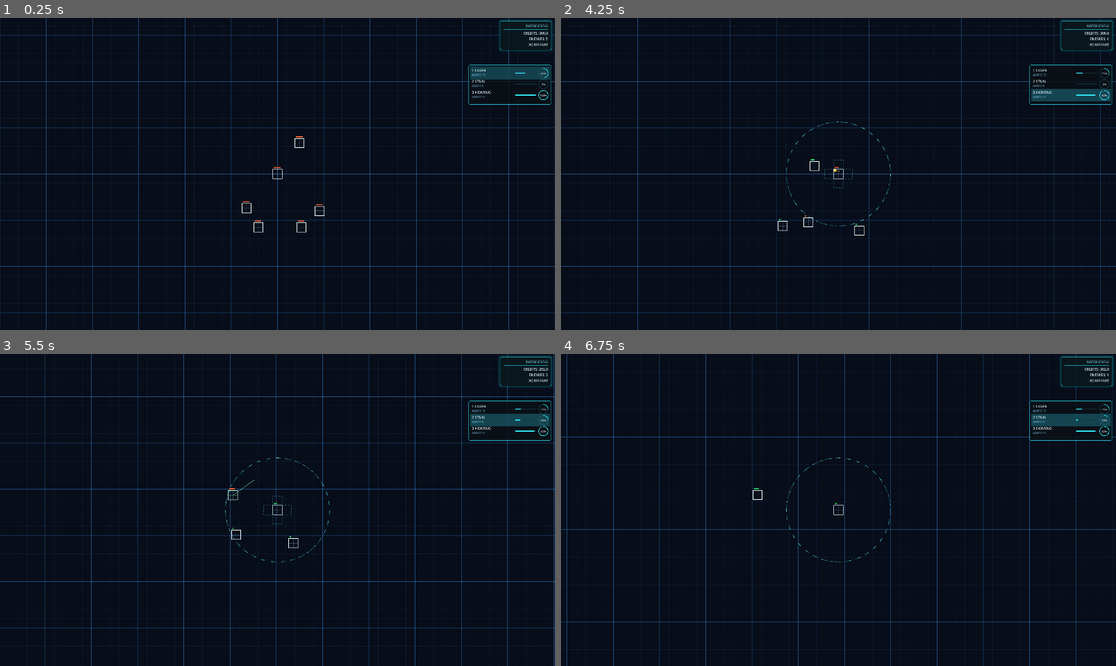
Above: before the commit, frames 1-4 (two rows, left to right).
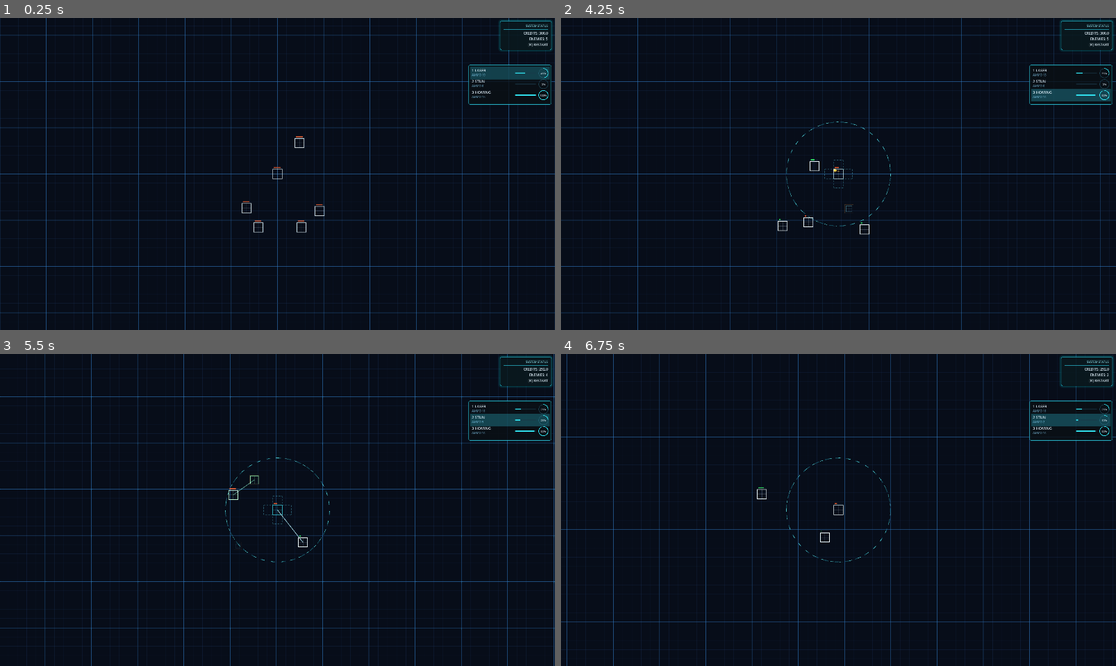
Above: after the commit, the same moments.

Repository: sudheej/neon.io
Game: Godot game, scene res://scenes/Main.tscn
Two runs of this game, one before a commit and one after it. Both use one fixed random seed, a clock stepped at 60 frames per second and the inputs below.
Inputs (mouse positions are in pixels of both pictures, inside the frame that each line leads up to):
- Up to frame 1 (0.25 s): no input
- Up to frame 2 (4.25 s): move the mouse to (960, 158) at 0.52 s; hold D (move_right) 0.53-1.28 s; hold E (expand_mode) 0.53-1.28 s; move the mouse to (727, 189) at 1.27 s; hold S (move_down) 1.28-2.03 s; click (727, 189) at 1.35 s; move the mouse to (894, 105) at 2.02 s; hold D (move_right) 2.03-2.78 s; hold [ (select_prev_slot) 2.03-2.78 s; move the mouse to (810, 236) at 2.77 s; hold W (move_up) 2.78-3.53 s; tap Q (toggle_range) at 2.85 s; move the mouse to (1005, 220) at 3.52 s; hold A (move_left) from 3.53 s (still down); hold 3 (weapon_homing) from 3.53 s (still down)
- Up to frame 3 (5.5 s): move the mouse to (111, 463) at 4.27 s; release 3 (weapon_homing) at 4.28 s; tap 1 (weapon_laser) at 4.35 s; move the mouse to (305, 510) at 5.02 s; release A (move_left) at 5.03 s; hold S (move_down) from 5.03 s (still down); hold 2 (weapon_stun) from 5.03 s (still down)
- Up to frame 4 (6.75 s): move the mouse to (755, 432) at 5.77 s; release S (move_down) at 5.78 s; release 2 (weapon_stun) at 5.78 s; hold D (move_right) 5.78-6.53 s; tap E (expand_mode) at 5.85 s; move the mouse to (960, 494) at 6.52 s; press the mouse at (960, 494) at 6.53 s; hold W (move_up) from 6.53 s (still down)

The runs differ from the first frame. In frame 1, less than 0.1% of the frame differs, in the area x 43-59%, y 37-69%; in frame 2, less than 0.1%; in frame 3, 0.2%, in the area x 41-99%, y 6-63%; in frame 4, less than 0.1%.

Commit message:
spawn animations

Diff:
--- a/scripts/enemies/Enemy.gd
+++ b/scripts/enemies/Enemy.gd
@@ -3,6 +3,8 @@
 
 const SIZE: float = 20.0
 const XP_ON_KILL: float = 5.0
+const SPAWN_DURATION: float = 0.3
+const DEATH_DURATION: float = 0.4
 
 var health: float = 20.0
 var base_speed: float = 60.0
@@ -10,12 +12,27 @@
 var wander_dir: Vector2 = Vector2.RIGHT
 var wander_time: float = 0.0
 var stun_time: float = 0.0
+var spawn_timer: float = 0.0
+var death_timer: float = 0.0
+var is_dying: bool = false
 
 func _ready() -> void:
 	add_to_group("enemies")
 	_randomize_dir()
+	spawn_timer = SPAWN_DURATION
+	modulate.a = 0.0
 
 func _process(delta: float) -> void:
+	if is_dying:
+		_update_death_fx(delta)
+		queue_redraw()
+		return
+	if spawn_timer > 0.0:
+		spawn_timer = maxf(spawn_timer - delta, 0.0)
+		var t := _get_spawn_t()
+		modulate.a = t
+	else:
+		modulate.a = 1.0
 	wander_time -= delta
 	if wander_time <= 0.0:
 		_randomize_dir()
@@ -37,9 +54,9 @@
 	health -= amount
 	if stun_duration > 0.0:
 		stun_time = maxf(stun_time, stun_duration)
-	if health <= 0.0:
+	if health <= 0.0 and not is_dying:
 		_grant_xp()
-		queue_free()
+		_start_death()
 
 func _grant_xp() -> void:
 	var player := get_tree().get_first_node_in_group("player")
@@ -51,3 +68,53 @@
 	var rect := Rect2(Vector2(-half, -half), Vector2.ONE * SIZE)
 	draw_rect(rect, Color(0.1, 0.9, 0.6, 0.1), true)
 	draw_rect(rect, Color(0.1, 0.9, 0.6, 0.8), false, 1.2)
+	_draw_death_fx()
+	_draw_spawn_fx()
+
+func _get_spawn_t() -> float:
+	if SPAWN_DURATION <= 0.0:
+		return 1.0
+	var raw := 1.0 - (spawn_timer / SPAWN_DURATION)
+	var clamped := clampf(raw, 0.0, 1.0)
+	return clamped * clamped * (3.0 - 2.0 * clamped)
+
+func _draw_spawn_fx() -> void:
+	if spawn_timer <= 0.0:
+		return
+	var t := _get_spawn_t()
+	var expand := lerpf(1.8, 1.0, t)
+	var glow := Color(0.2, 1.0, 0.7, 0.6 * (1.0 - t))
+	var half := SIZE * 0.5 * expand
+	var rect := Rect2(Vector2(-half, -half), Vector2.ONE * SIZE * expand)
+	draw_rect(rect, glow, false, 2.0)
+
+func _start_death() -> void:
+	is_dying = true
+	death_timer = DEATH_DURATION
+
+func _update_death_fx(delta: float) -> void:
+	if death_timer <= 0.0:
+		queue_free()
+		return
+	death_timer = maxf(death_timer - delta, 0.0)
+	var t := _get_death_t()
+	modulate.a = t
+	scale = Vector2.ONE * lerpf(1.0, 0.3, 1.0 - t)
+	if death_timer <= 0.0:
+		queue_free()
+
+func _get_death_t() -> float:
+	if DEATH_DURATION <= 0.0:
+		return 0.0
+	var raw := death_timer / DEATH_DURATION
+	return clampf(raw, 0.0, 1.0)
+
+func _draw_death_fx() -> void:
+	if not is_dying:
+		return
+	var t := _get_death_t()
+	var flash := Color(1.0, 0.6, 0.2, 0.85 * (1.0 - t))
+	var expand := lerpf(1.0, 1.9, 1.0 - t)
+	var half := SIZE * 0.5 * expand
+	var rect := Rect2(Vector2(-half, -half), Vector2.ONE * SIZE * expand)
+	draw_rect(rect, flash, false, 2.2)
--- a/scripts/player/Player.gd
+++ b/scripts/player/Player.gd
@@ -10,6 +10,8 @@
 const ACCEL: float = 12.0
 const EXPAND_COST: float = 6.0
 const HUMAN_DAMAGE_MULTIPLIER: float = 0.6
+const SPAWN_DURATION: float = 0.35
+const DEATH_DURATION: float = 0.45
 var velocity: Vector2 = Vector2.ZERO
 var xp: float = 300.0
 var expand_mode: bool = false
@@ -34,6 +36,9 @@
 
 var pulse_timer: float = 0.0
 var pulses: Array[Dictionary] = []
+var spawn_timer: float = 0.0
+var death_timer: float = 0.0
+var is_dying: bool = false
 
 @onready var shape = $PlayerShape
 @onready var weapon_system = $WeaponSystem
@@ -42,8 +47,20 @@
 	add_to_group("combatants")
 	if not is_ai:
 		add_to_group("player")
+	spawn_timer = SPAWN_DURATION
+	modulate.a = 0.0
 
 func _process(delta: float) -> void:
+	if is_dying:
+		_update_death_fx(delta)
+		queue_redraw()
+		return
+	if spawn_timer > 0.0:
+		spawn_timer = maxf(spawn_timer - delta, 0.0)
+		var t := _get_spawn_t()
+		modulate.a = t
+	else:
+		modulate.a = 1.0
 	if regen_timer > 0.0:
 		regen_timer = maxf(regen_timer - delta, 0.0)
 	elif health < max_health:
@@ -69,6 +86,8 @@
 	queue_redraw()
 
 func _physics_process(delta: float) -> void:
+	if is_dying:
+		return
 	if is_ai:
 		move_command = ai_move
 	else:
@@ -87,6 +106,8 @@
 func _unhandled_input(event: InputEvent) -> void:
 	if is_ai:
 		return
+	if is_dying:
+		return
 	if event.is_action_pressed("expand_mode"):
 		expand_mode = !expand_mode
 		expand_command = expand_mode
@@ -154,11 +175,11 @@
 	damage_blink_timer = 0.18
 	damage_blink_phase = 0.0
 	damage_blink_color = _get_damage_blink_color(weapon_type)
-	if health <= 0.0:
+	if health <= 0.0 and not is_dying:
 		if source != null and source.has_method("add_xp"):
 			source.add_xp(10.0)
 		emit_signal("died", self)
-		queue_free()
+		_start_death()
 
 func local_to_grid(v: Vector2) -> Vector2i:
 	return shape.local_to_grid(v)
@@ -189,6 +210,8 @@
 	return valid
 
 func _draw() -> void:
+	_draw_death_fx()
+	_draw_spawn_fx()
 	_draw_cells()
 	if expand_mode:
 		_draw_expand_ghosts()
@@ -320,3 +343,55 @@
 	var grid_pos = keys[randi() % keys.size()]
 	var dirs = ["N", "E", "S", "W"]
 	pulses.append({"grid_pos": grid_pos, "dir": dirs[randi() % dirs.size()], "time": 0.2, "life": 0.2})
+
+func _get_spawn_t() -> float:
+	if SPAWN_DURATION <= 0.0:
+		return 1.0
+	var raw := 1.0 - (spawn_timer / SPAWN_DURATION)
+	var clamped := clampf(raw, 0.0, 1.0)
+	return clamped * clamped * (3.0 - 2.0 * clamped)
+
+func _draw_spawn_fx() -> void:
+	if spawn_timer <= 0.0:
+		return
+	var t := _get_spawn_t()
+	var expand := lerpf(1.6, 1.0, t)
+	var glow := Color(0.6, 0.9, 1.0, 0.5 * (1.0 - t))
+	for grid_pos: Vector2i in shape.cells.keys():
+		var local_pos: Vector2 = shape.grid_to_local(grid_pos)
+		var half := PlayerShapeScript.CELL_SIZE * 0.5 * expand
+		var rect := Rect2(local_pos - Vector2.ONE * half, Vector2.ONE * PlayerShapeScript.CELL_SIZE * expand)
+		draw_rect(rect, glow, false, 2.0)
+
+func _start_death() -> void:
+	is_dying = true
+	death_timer = DEATH_DURATION
+
+func _update_death_fx(delta: float) -> void:
+	if death_timer <= 0.0:
+		queue_free()
+		return
+	death_timer = maxf(death_timer - delta, 0.0)
+	var t := _get_death_t()
+	modulate.a = t
+	scale = Vector2.ONE * lerpf(1.0, 0.4, 1.0 - t)
+	if death_timer <= 0.0:
+		queue_free()
+
+func _get_death_t() -> float:
+	if DEATH_DURATION <= 0.0:
+		return 0.0
+	var raw := death_timer / DEATH_DURATION
+	return clampf(raw, 0.0, 1.0)
+
+func _draw_death_fx() -> void:
+	if not is_dying:
+		return
+	var t := _get_death_t()
+	var flash := Color(1.0, 0.7, 0.3, 0.9 * (1.0 - t))
+	var expand := lerpf(1.0, 1.8, 1.0 - t)
+	for grid_pos: Vector2i in shape.cells.keys():
+		var local_pos: Vector2 = shape.grid_to_local(grid_pos)
+		var half := PlayerShapeScript.CELL_SIZE * 0.5 * expand
+		var rect := Rect2(local_pos - Vector2.ONE * half, Vector2.ONE * PlayerShapeScript.CELL_SIZE * expand)
+		draw_rect(rect, flash, false, 2.2)
Not shown, changed: AGENTS.md
